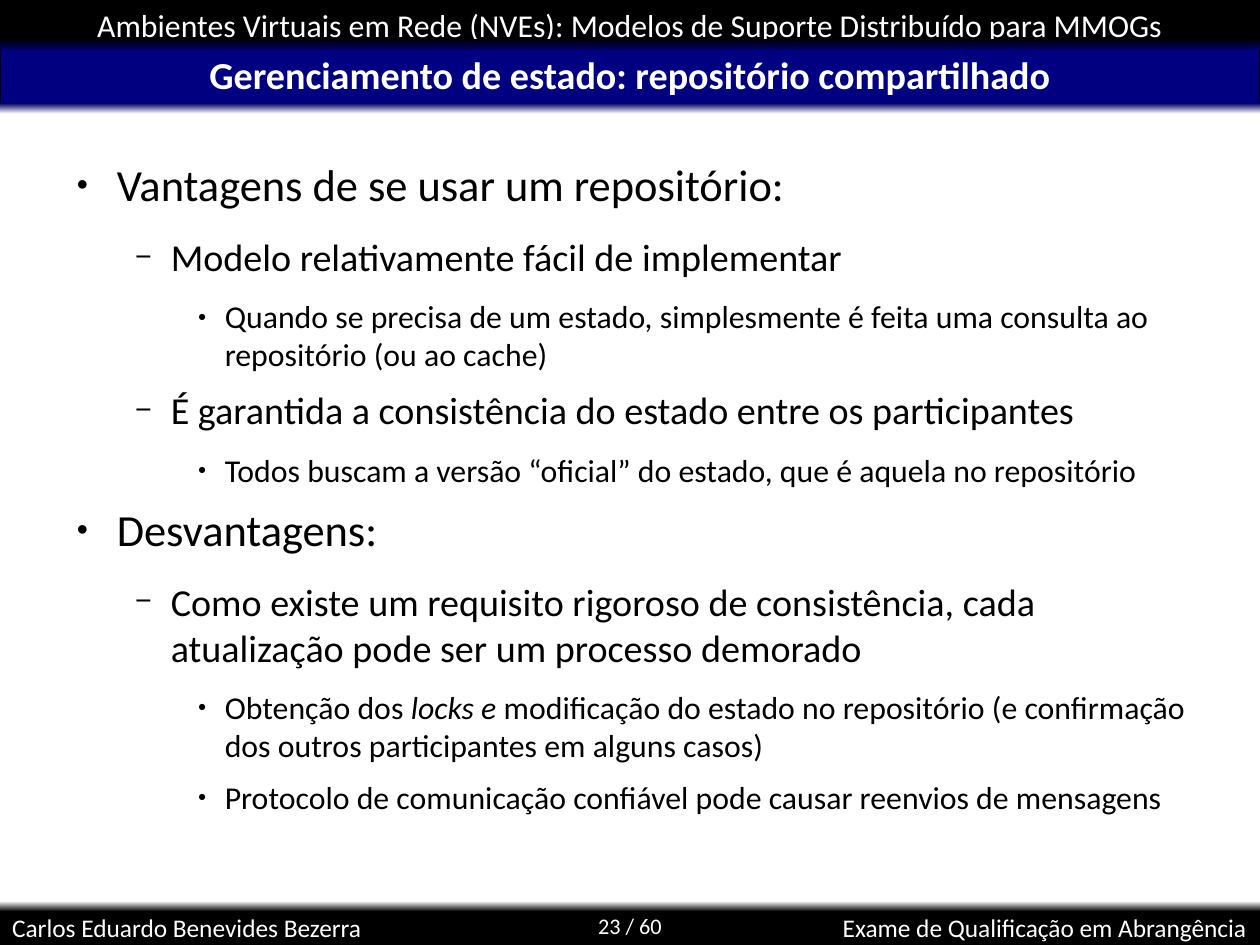
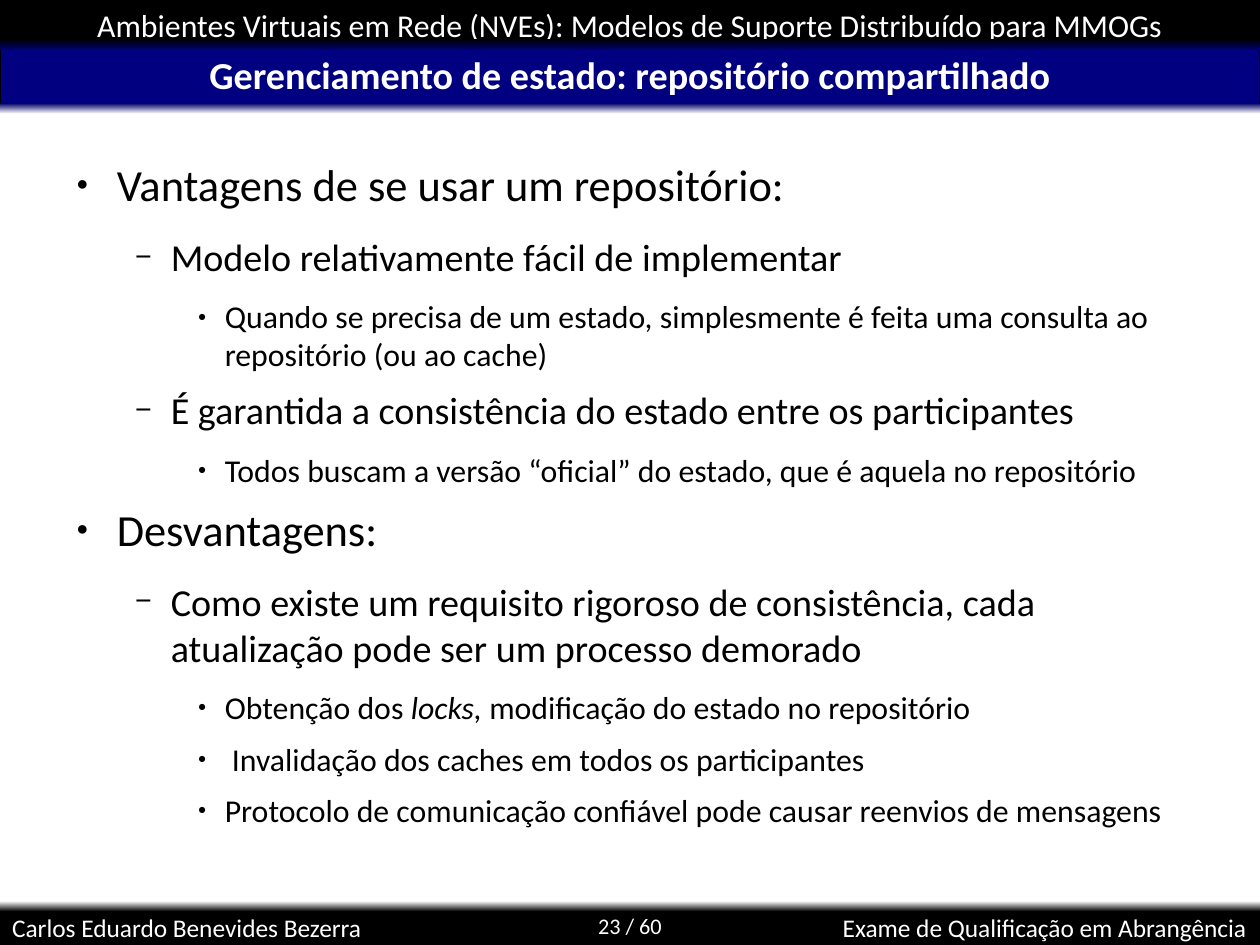
Before and after one commit to kdubezerra/kdubezerra, a slide deck: slide 23 of disciplinas/cmp600/app_turbo.ppt. Drawn at 1260x945 pixels with LibreOffice and Linux fonts; fonts in the diff are those of the drawing; background and template pictures are left out. Boxes give left, top, right and bottom in pixels: in the first picture for what was removed or moved away, otherwise in the second. Text is boxed around its words. In the diff, an @@ line names an element or a change of style, - is before the commit and + after.

```diff
--- a/disciplinas/cmp600/app_turbo.ppt
+++ b/disciplinas/cmp600/app_turbo.ppt
@@ text at <box>225,697,970,777</box>: text changed @@
-    ● Obtenção dos locks e modificação do estado no repositório (e confirmação dos outros participantes em alguns casos)
+    ● Obtenção dos locks, modificação do estado no repositório
+    ● Invalidação dos caches em todos os participantes
```
Also in this commit, not shown: 12 other slides changed, 1 slide removed.
